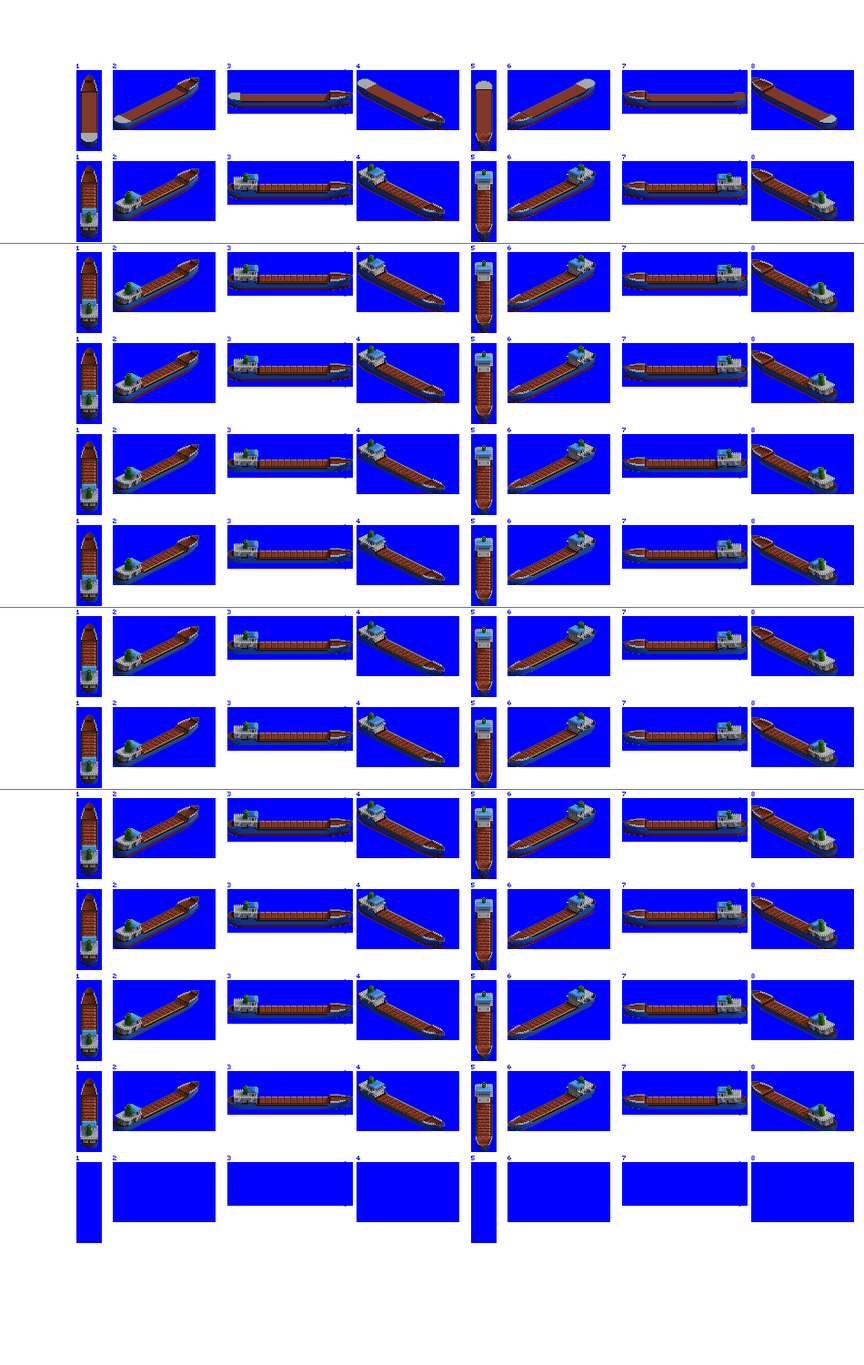
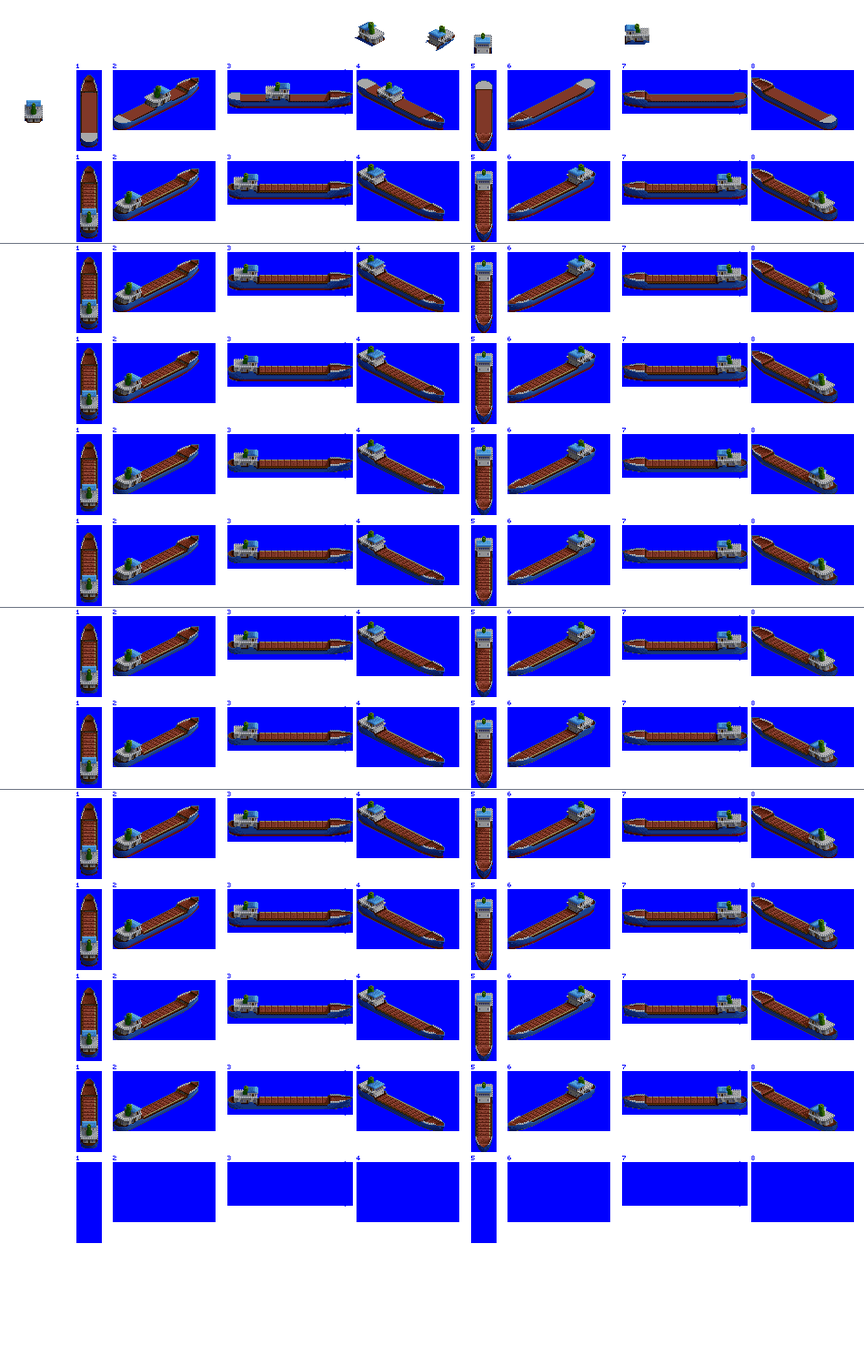
Layers edited between the first and the second 864 x 1365 image:
showed "Layer 2" over [24, 21, 650, 123]
